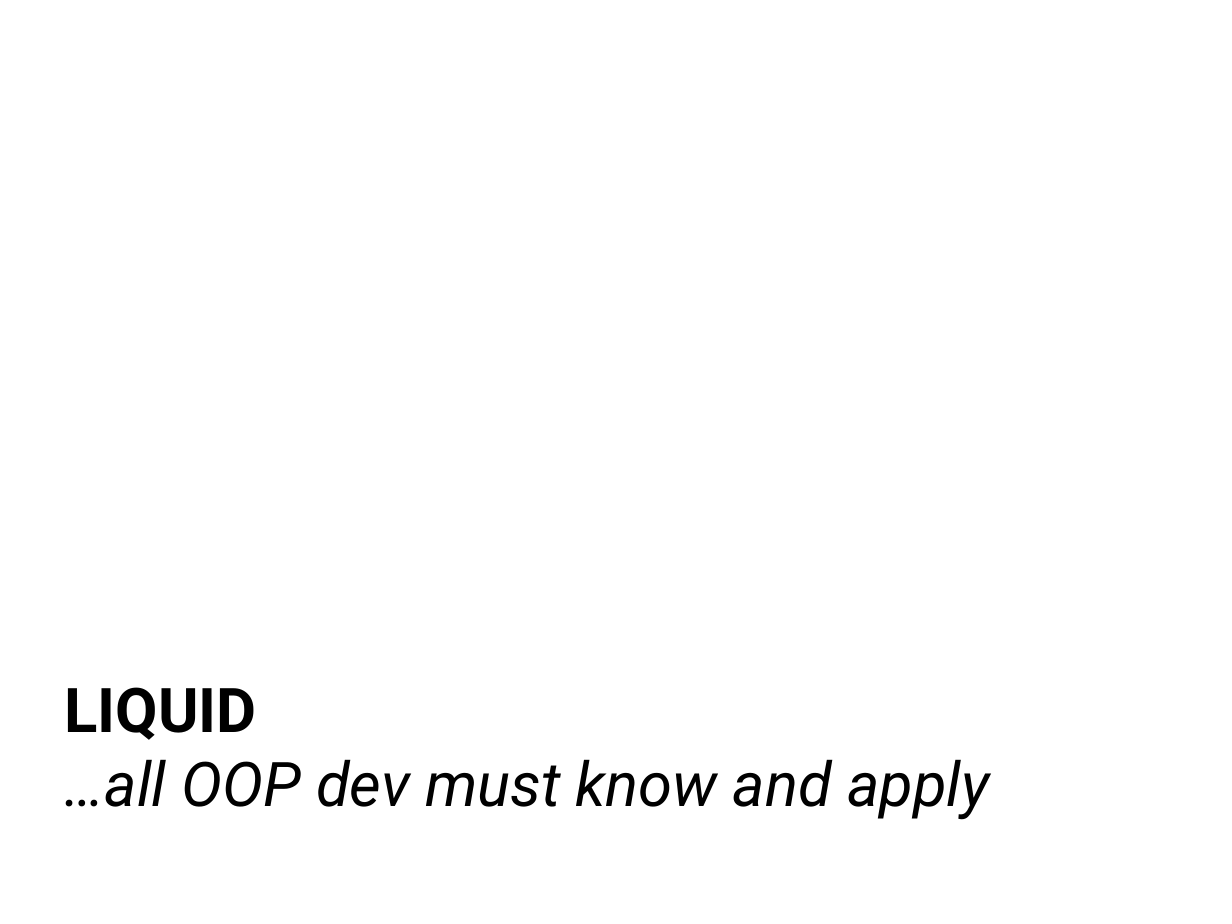
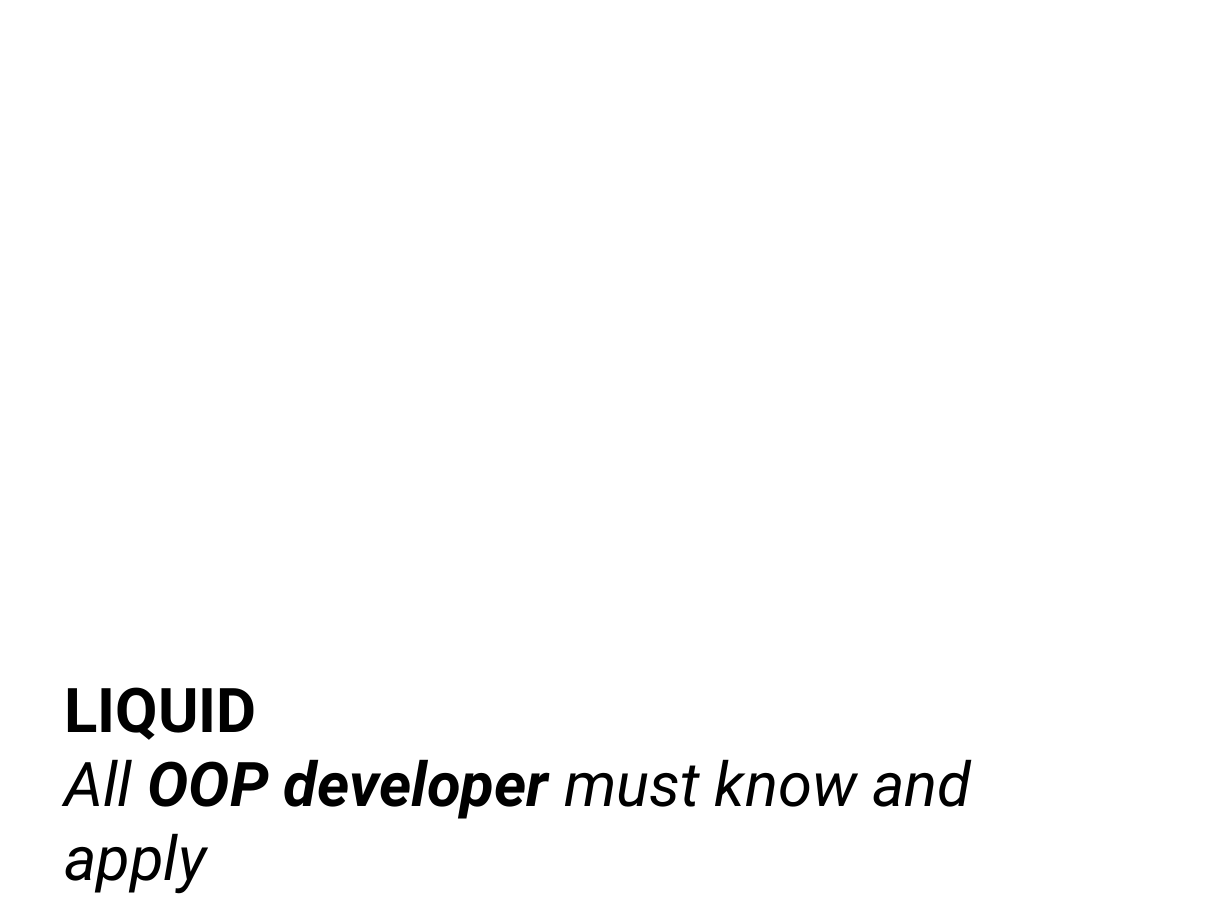
Before and after one commit to franco-melandri/SOLID, a slide deck: slide 2 of docs/solid.pptx (slide 1 before the commit). Drawn at 1232x924 pixels with LibreOffice and Linux fonts; fonts in the diff are those of the drawing; background and template pictures are left out. Boxes give left, top, right and bottom in pixels: in the first picture for what was removed or moved away, otherwise in the second. Text is boxed around its words. In the diff, an @@ line names an element or a change of style, - is before the commit and + after.

```diff
--- a/docs/solid.pptx
+++ b/docs/solid.pptx
@@ text at [65, 759, 971, 894]: text changed @@
-…all OOP dev must know and apply
+All OOP developer must know and apply
```
Also in this commit, not shown: 6 other slides changed, 4 slides added.
